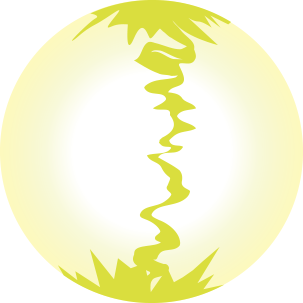
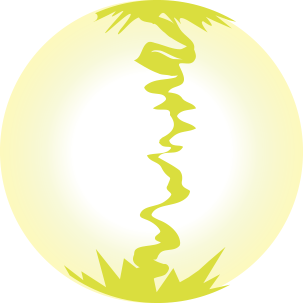
Layers edited between the first and the second 303px x 303px image:
added layer "3" above "2" over [64, 0, 236, 303]
hid "Objeto inteligente vectorial" (6th of 8) over [58, 247, 224, 303]
hid "Objeto inteligente vectorial" (7th of 8) over [72, 0, 231, 45]
